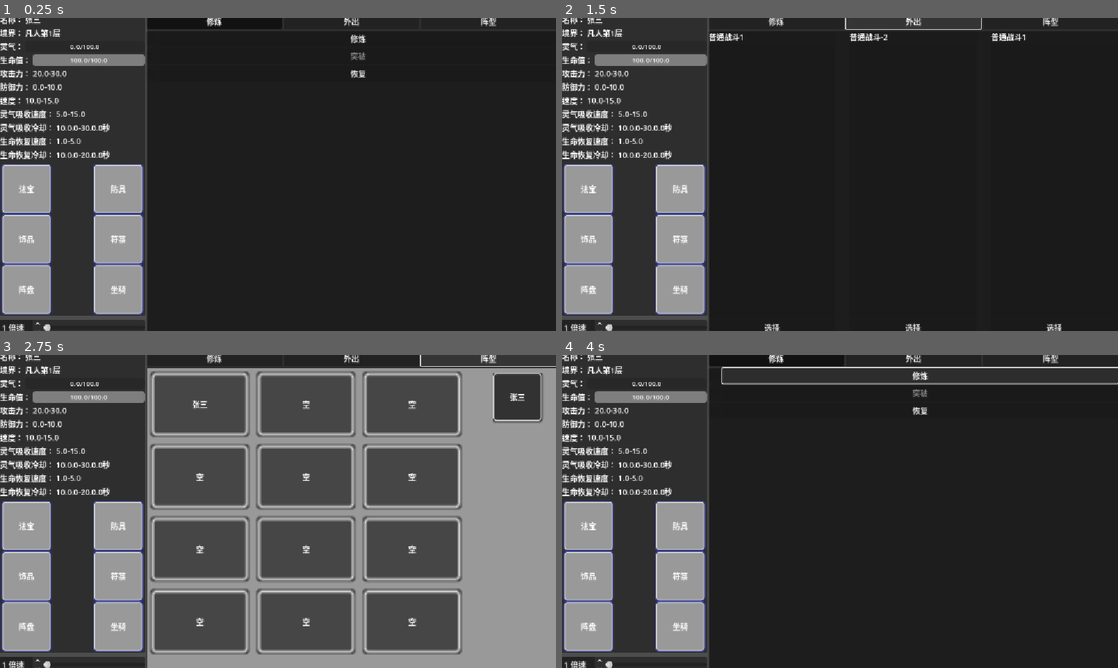
Above: before the commit, frames 1-4 (two rows, left to right).
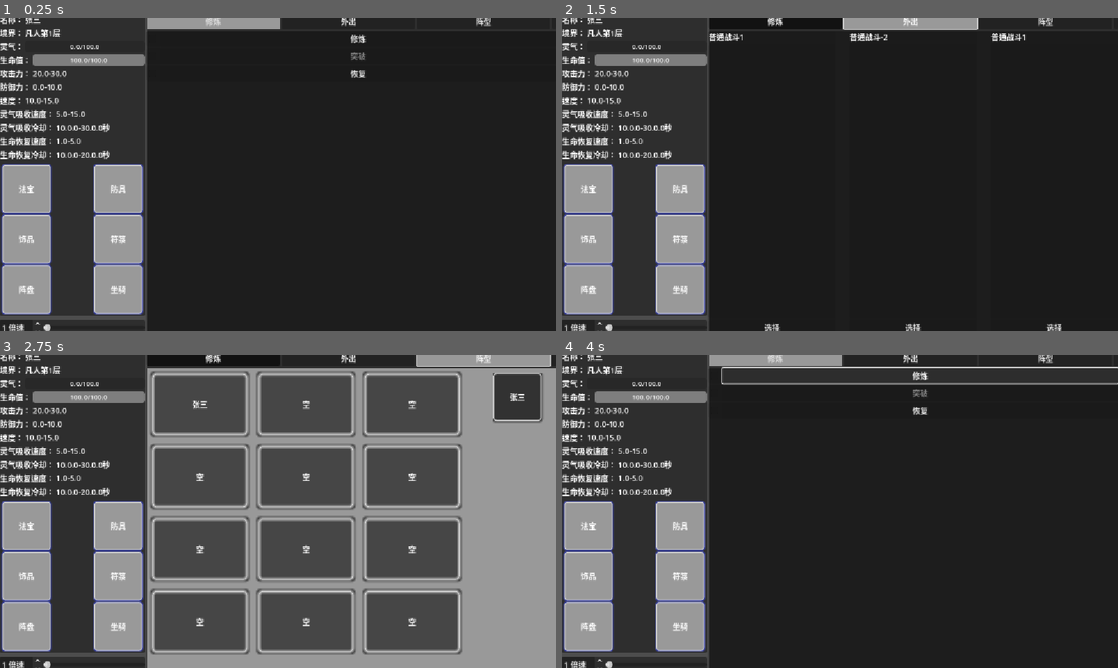
Above: after the commit, the same moments.

Repository: sevenyjl/Cultivation-Game
Game: Godot game, scene res://tscns/main.tscn
Same seed, same stepped clock (60 frames per second), same inputs: the game is played once before the commit and once after it.
Inputs:
- Up to frame 1 (0.25 s): no input
- Up to frame 2 (1.5 s): click "修炼" at 0.5 s; click "外出" at 1.25 s
- Up to frame 3 (2.75 s): click "阵型" at 2 s
- Up to frame 4 (4 s): click "修炼" at 2.75 s; click "修炼" at 3.5 s

The runs differ from the first frame. In frame 1, 1.0% of the frame differs, in the area x 26-90%, y 0-4%; in frame 2, 1.0%, in the area x 37-90%, y 0-4%; in frame 3, 1.0%; in frame 4, 1.0%.

Commit message:
feat(UI): 为Tab切换添加选中样式并优化切换逻辑

Diff:
--- /dev/null
+++ b/cultivation-godot/tscns/theme/Tab标签选择样式.tres
@@ -0,0 +1,3 @@
+[gd_resource type="StyleBoxFlat" format=3 uid="uid://dns4aunnfimkj"]
+
+[resource]
--- a/cultivation-godot/tscns/修炼UI.gd
+++ b/cultivation-godot/tscns/修炼UI.gd
@@ -20,6 +20,7 @@
 signal tab_changed(tab_index: int)
 
 var _当前选择的玩家:BaseCultivation
+var _选中样式:StyleBox = preload("res://tscns/theme/Tab标签选择样式.tres")
 func _ready():
 	var tab_button=$"VBoxContainer/HBoxContainer/主容器/VBoxContainer/Tab标签".get_children()
 	for i in tab_button.size():
@@ -47,15 +48,27 @@
 
 # 切换Tab
 func switch_tab(tab_index: int):
-	# 更新当前Tab
-	current_tab = tab_index
+	var tab_button=$"VBoxContainer/HBoxContainer/主容器/VBoxContainer/Tab标签".get_children()
+	var old_button=tab_button.get(current_tab) as Button
+	old_button.remove_theme_stylebox_override("normal")
+	old_button.remove_theme_stylebox_override("pressed")
+	old_button.remove_theme_stylebox_override("hover")
+
+	# 更新当前Tab索引并为新按钮设置选中样式
+	current_tab=tab_index
+	var new_button=(tab_button.get(tab_index) as Button)
+	new_button.add_theme_stylebox_override("normal", _选中样式)
+	new_button.add_theme_stylebox_override("pressed", _选中样式)
+	new_button.add_theme_stylebox_override("hover", _选中样式)
+
 	# 隐藏所有Tab内容
 	var tab_contents=$VBoxContainer/HBoxContainer/主容器/VBoxContainer/Tab容器.get_children()
 	for content in tab_contents:
-		content.visible = false
+		content.visible=false
 
 	# 显示选中的Tab内容
-	if tab_index >= 0 and tab_index < tab_contents.size():
-		tab_contents[tab_index].visible = true
+	if tab_index>=0 and tab_index<tab_contents.size():
+		tab_contents[tab_index].visible=true
+
 	# 发送信号
 	tab_changed.emit(tab_index)
--- a/cultivation-godot/tscns/修炼UI.tscn
+++ b/cultivation-godot/tscns/修炼UI.tscn
@@ -1,9 +1,10 @@
-[gd_scene load_steps=8 format=3 uid="uid://cuy6w40kc1t83"]
+[gd_scene load_steps=9 format=3 uid="uid://cuy6w40kc1t83"]
 
 [ext_resource type="Script" uid="uid://cdcwli7mja4vg" path="res://tscns/修炼UI.gd" id="1_om3im"]
 [ext_resource type="PackedScene" uid="uid://bwnrp7q050y52" path="res://tscns/组件/修仙者信息组件.tscn" id="2_4c2pr"]
 [ext_resource type="PackedScene" uid="uid://c25dgi5fjgy8a" path="res://tscns/全局倍速.tscn" id="2_c2lfu"]
 [ext_resource type="PackedScene" uid="uid://b7rxrpg6ouh75" path="res://tscns/修炼面板.tscn" id="2_tiv2u"]
+[ext_resource type="StyleBox" uid="uid://dns4aunnfimkj" path="res://tscns/theme/Tab标签选择样式.tres" id="4_kguvv"]
 [ext_resource type="PackedScene" uid="uid://dsi2rmwaxk2tk" path="res://tscns/外出节点/外出内容.tscn" id="5_qrxuh"]
 [ext_resource type="PackedScene" uid="uid://bt443bqtku2n7" path="res://tscns/内容/阵型内容.tscn" id="6_qrxuh"]
 
@@ -65,8 +66,8 @@
 [node name="修炼" type="Button" parent="VBoxContainer/HBoxContainer/主容器/VBoxContainer/Tab标签"]
 layout_mode = 2
 size_flags_horizontal = 3
+theme_override_styles/normal = ExtResource("4_kguvv")
 toggle_mode = true
-button_pressed = true
 text = "修炼"
 
 [node name="外出" type="Button" parent="VBoxContainer/HBoxContainer/主容器/VBoxContainer/Tab标签"]
@@ -78,6 +79,9 @@
 layout_mode = 2
 size_flags_horizontal = 3
 text = "阵型"
+
+[node name="背包" type="Button" parent="VBoxContainer/HBoxContainer/主容器/VBoxContainer/Tab标签"]
+layout_mode = 2
 
 [node name="Tab容器" type="PanelContainer" parent="VBoxContainer/HBoxContainer/主容器/VBoxContainer"]
 layout_mode = 2
